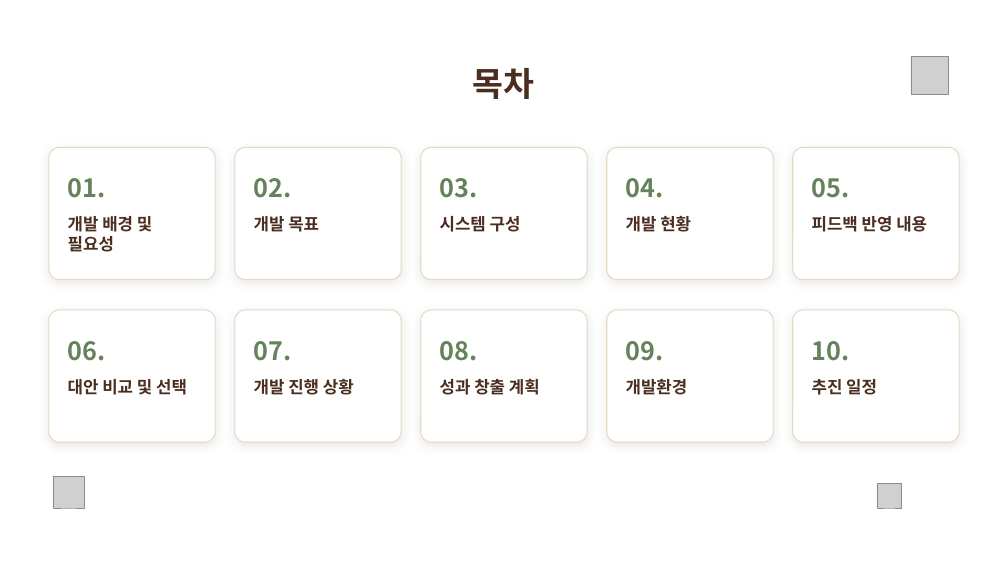
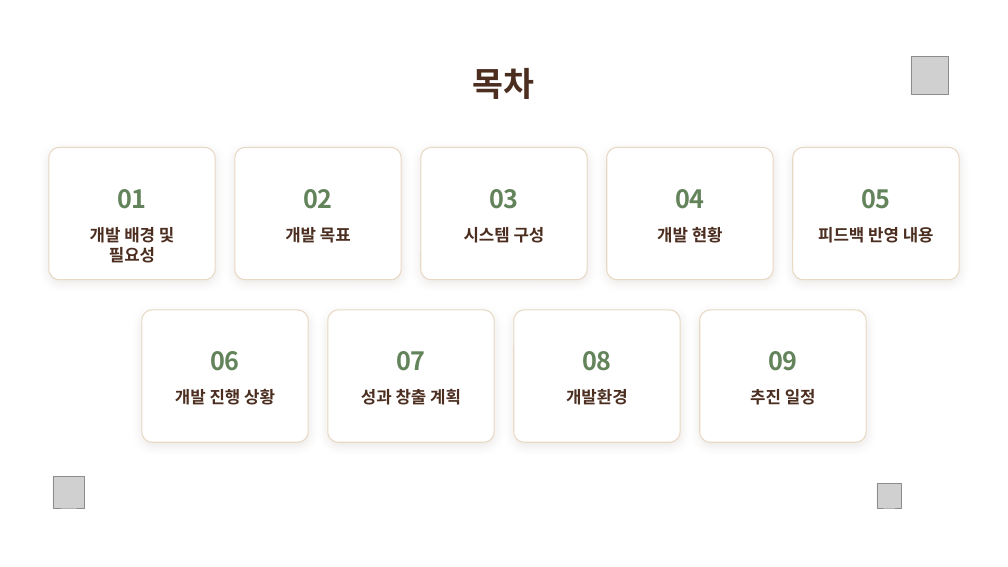
Before and after one commit to Auto-hyun/2026-2-OSSProj-Warmplus-05, a slide deck: slide 2 of doc/2_2_OSSProj_5_웜플러스_중간발표자료.pptx. Drawn at 1008x567 pixels with LibreOffice and Linux fonts; fonts in the diff are those of the drawing; grey boxes stand for pictures; background and template pictures are left out. Boxes give left, top, right and bottom in pixels: in the first picture for what was removed or moved away, otherwise in the second. Text is boxed around its words. In the diff, an @@ line names an element or a change of style, - is before the commit and + after.

Commit message:
docs(doc): 중간발표자료 해결 방안·개발 목표·피드백·협업 슬라이드 개편
- 해결 방안을 유사 서비스 4분면(불편함↔편리함, 전문적인 진단↔일상에서의 공감)으로 교체
- 개발 목표를 기능 기준 3가지(마음 기록, 노래 추천, AI 대화·위기 대응)로 수정
- 피드백 반영 내용 채움(온기 대표님, 지도교수님)
- 대안 비교 및 선택 슬라이드 삭제, 목차·섹션 번호 정리
- 협업 방식을 조직 레포·개인 레포 Fork/PR 도식으로 단순화

```diff
--- a/doc/2_2_OSSProj_5_웜플러스_중간발표자료.pptx
+++ b/doc/2_2_OSSProj_5_웜플러스_중간발표자료.pptx
@@ text at box(117, 189, 147, 209): text changed @@
-01.
+01
@@ text at box(303, 189, 333, 209): text changed @@
-02.
+02
@@ text at box(489, 189, 519, 209): text changed @@
-03.
+03
@@ text at box(675, 189, 705, 209): text changed @@
-04.
+04
@@ text at box(861, 189, 891, 209): text changed @@
-05.
+05
@@ 5 texts: place and size @@
-5 texts at box(68, 216, 927, 252)
+5 texts at box(90, 227, 934, 263)
@@ 4 rounded rectangles: place and size @@
-4 rounded rectangles at box(49, 310, 774, 442)
+4 rounded rectangles at box(142, 310, 867, 442)
@@ rounded rectangle removed at box(793, 310, 960, 442) @@
@@ text at box(210, 351, 240, 371): text changed @@
-06.
+06
@@ text at box(396, 351, 426, 371): text changed @@
-07.
+07
@@ text at box(582, 351, 612, 371): text changed @@
-08.
+08
@@ text at box(768, 351, 798, 371): text changed @@
-09.
+09
@@ text removed at box(812, 341, 850, 361) @@
-10.
@@ text removed at box(68, 379, 187, 395) @@
-대안 비교 및 선택
@@ alignment left to centre in 9 elements at box(90, 227, 174, 263), box(285, 227, 351, 243), box(464, 227, 545, 243), box(657, 227, 723, 243), box(818, 227, 934, 243), box(566, 389, 628, 405), box(175, 389, 275, 405), box(361, 389, 461, 405), box(750, 389, 816, 405) @@
@@ 4 texts: place and size @@
-4 texts at box(254, 379, 877, 395)
+4 texts at box(175, 389, 816, 405)
```
Also in this commit, not shown: 12 other slides changed, 1 slide added, 2 slides removed.
